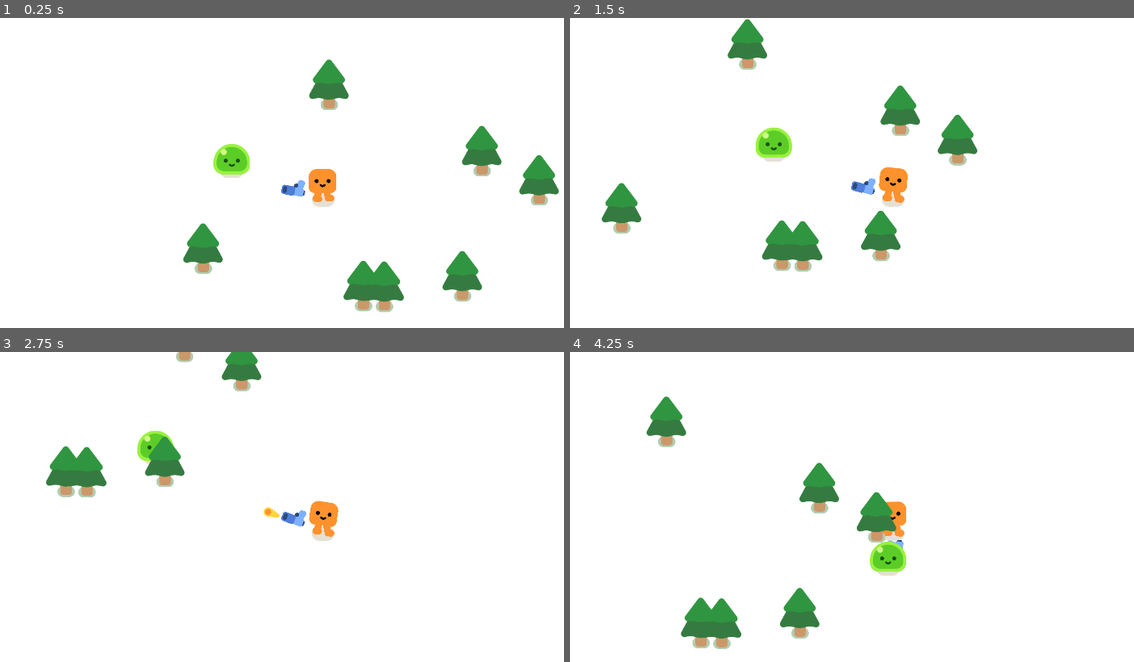
Above: before the commit, frames 1-4 (two rows, left to right).
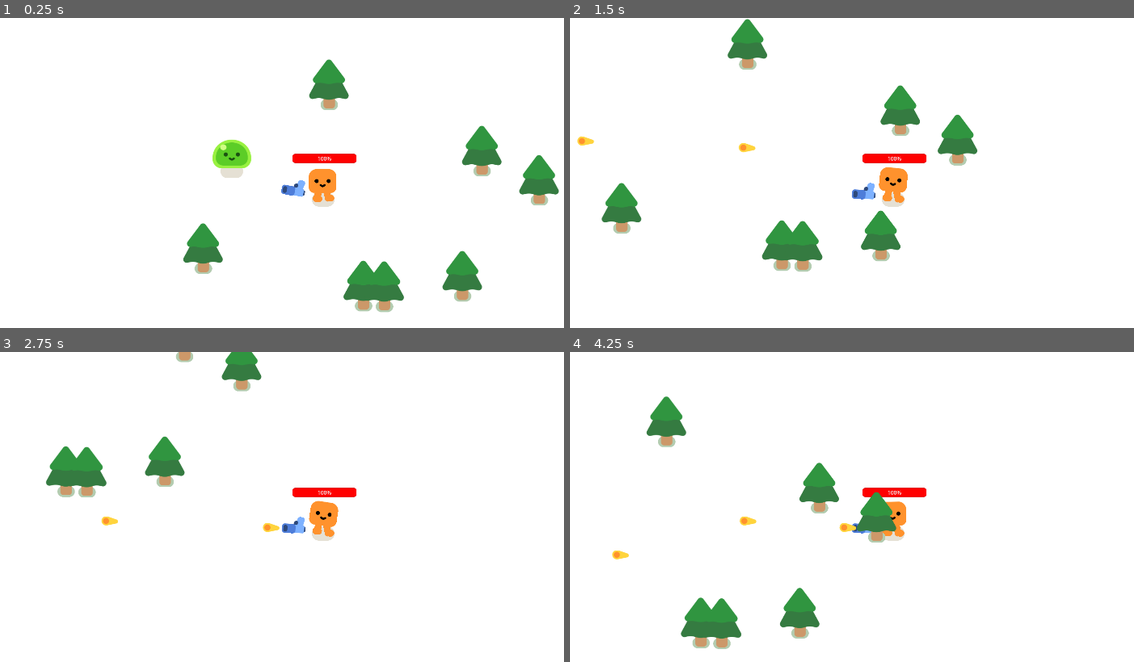
Above: after the commit, the same moments.

Repository: NaimSdn/GQQuestProject
Game: Godot game, scene res://survivors_game.tscn
The game is run twice, just before and just after one commit, with the same random seed, the same clock (stepped at 60 frames per second) and the same inputs.
Inputs:
- Up to frame 1 (0.25 s): no input
- Up to frame 2 (1.5 s): hold D (move_right) 0.53-1.28 s; hold S (move_down) from 1.28 s (still down)
- Up to frame 3 (2.75 s): release S (move_down) at 2.03 s; hold D (move_right) from 2.03 s (still down)
- Up to frame 4 (4.25 s): release D (move_right) at 2.78 s; hold W (move_up) 2.78-3.53 s; hold A (move_left) from 3.53 s (still down)

The runs differ from the first frame. In frame 1, 0.8% of the frame differs, in the area x 37-64%, y 39-51%; in frame 2, 1.3%, in the area x 1-64%, y 35-59%; in frame 3, 1.1%; in frame 4, 1.2%.

Commit message:
Adding health management for mob and player

Diff:
--- a/mob.gd
+++ b/mob.gd
@@ -1,8 +1,25 @@
 extends CharacterBody2D
 
+var health = 2
+
 @onready var player = get_node("/root/Game/Player")
+
+func _ready() -> void:
+	%Slime.play_walk()
 
 func _physics_process(delta: float) -> void:
 	var direction = global_position.direction_to(player.global_position)
 	velocity = direction * 300.0
 	move_and_slide()
+
+func take_damage():
+	health -= 1
+	%Slime.play_hurt()
+
+	if health == 0:
+		queue_free()
+		const SMOKE_SCENE = preload("res://smoke_explosion/smoke_explosion.tscn")
+
+		var smoke = SMOKE_SCENE.instantiate()
+		get_parent().add_child(smoke)
+		smoke.global_position = global_position
--- a/mob.tscn
+++ b/mob.tscn
@@ -7,12 +7,14 @@
 radius = 49.0408
 
 [node name="Mob" type="CharacterBody2D"]
+position = Vector2(0, 25)
 collision_layer = 2
 collision_mask = 3
 platform_floor_layers = 0
 script = ExtResource("1_2wf4r")
 
 [node name="Slime" parent="." instance=ExtResource("1_1117r")]
+unique_name_in_owner = true
 
 [node name="CollisionShape2D" type="CollisionShape2D" parent="."]
 position = Vector2(0, -27)
--- a/player.gd
+++ b/player.gd
@@ -1,5 +1,8 @@
 extends CharacterBody2D
 
+signal health_depleted
+
+var health = 100.0
 
 func _physics_process(delta: float) -> void:
 	var direction = Input.get_vector("move_left","move_right","move_up","move_down")
@@ -10,3 +13,14 @@
 		%HappyBoo.play_walk_animation()
 	else:
 		%HappyBoo.play_idle_animation()
+
+
+	const DAMAGE_RATE = 5.0
+	var overlapping_mobs = %HurtBox.get_overlapping_bodies()
+
+	if overlapping_mobs.size() > 0:
+		health -= DAMAGE_RATE * overlapping_mobs.size() * delta
+		%ProgressBar.value = health
+
+		if health <= 0.0:
+			health_depleted.emit()
--- a/player.tscn
+++ b/player.tscn
@@ -6,6 +6,23 @@
 
 [sub_resource type="CircleShape2D" id="CircleShape2D_yqjmp"]
 radius = 30.0
+
+[sub_resource type="CircleShape2D" id="CircleShape2D_v3cke"]
+radius = 33.2415
+
+[sub_resource type="StyleBoxFlat" id="StyleBoxFlat_2u7qq"]
+bg_color = Color(0.233925, 0.233925, 0.233925, 1)
+corner_radius_top_left = 8
+corner_radius_top_right = 8
+corner_radius_bottom_right = 8
+corner_radius_bottom_left = 8
+
+[sub_resource type="StyleBoxFlat" id="StyleBoxFlat_n0d8s"]
+bg_color = Color(1, 0, 0, 1)
+corner_radius_top_left = 8
+corner_radius_top_right = 8
+corner_radius_bottom_right = 8
+corner_radius_bottom_left = 8
 
 [node name="Player" type="CharacterBody2D"]
 platform_floor_layers = 0
@@ -21,3 +38,21 @@
 
 [node name="Gun" parent="." instance=ExtResource("3_m2cl2")]
 position = Vector2(0, -34)
+
+[node name="HurtBox" type="Area2D" parent="."]
+unique_name_in_owner = true
+collision_layer = 0
+collision_mask = 2
+
+[node name="CollisionShape2D" type="CollisionShape2D" parent="HurtBox"]
+shape = SubResource("CircleShape2D_v3cke")
+
+[node name="ProgressBar" type="ProgressBar" parent="."]
+unique_name_in_owner = true
+offset_left = -91.0
+offset_top = -136.0
+offset_right = 99.0
+offset_bottom = -109.0
+theme_override_styles/background = SubResource("StyleBoxFlat_2u7qq")
+theme_override_styles/fill = SubResource("StyleBoxFlat_n0d8s")
+value = 100.0
Not shown: 1 places in player.tscn that only renumber resources
